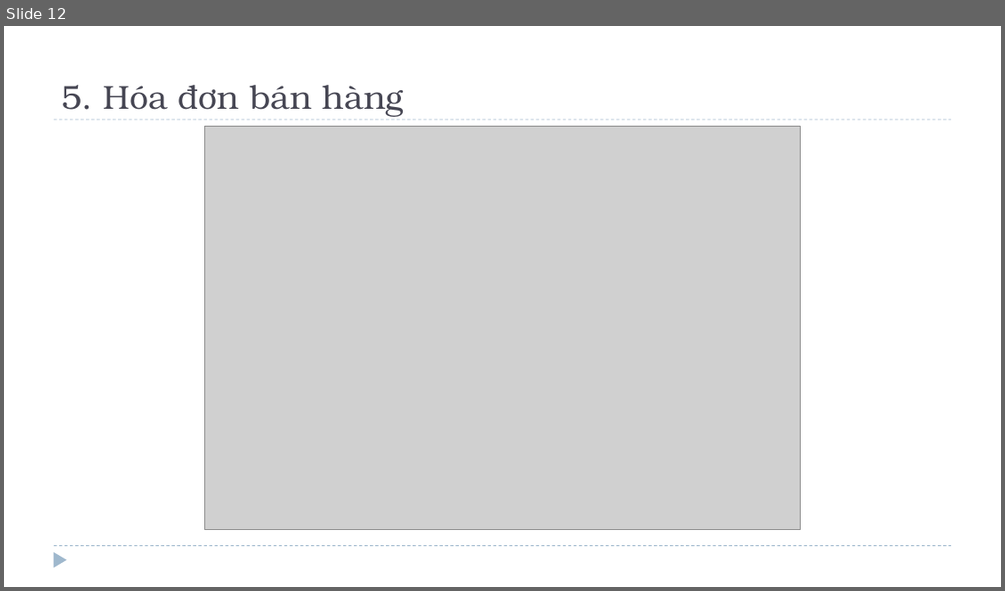
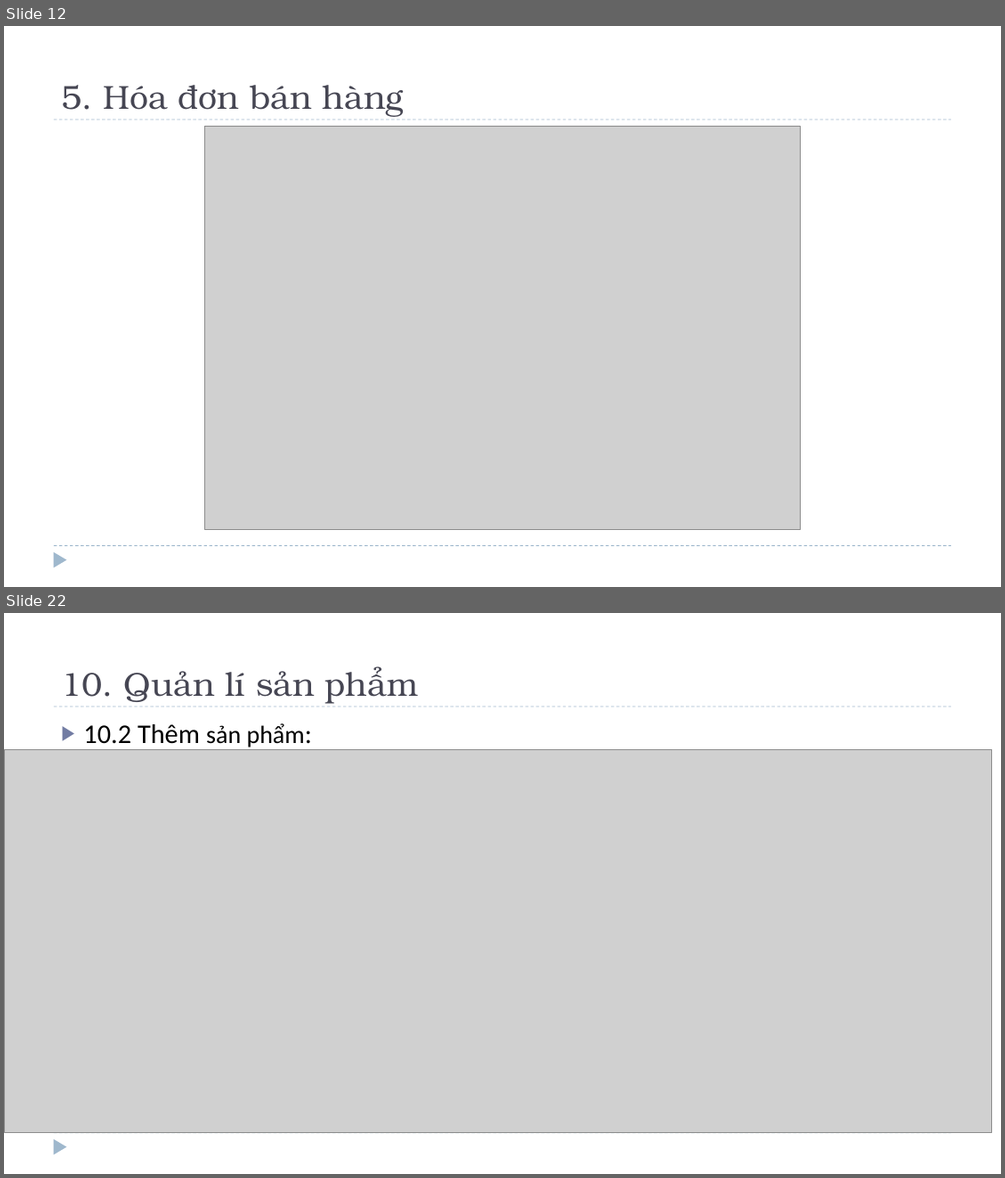
Before and after one commit to ProjectEJB/Project, a slide deck: SaleManager/Tài Liệu/ThuyetTrinh.pptx. Shown one above the other, each under a label of ours: slide 12 before the commit, slides 12 and 22 after it; the slides between them are not shown. The pictures are 1005x591 and 1005x1178 pixels, drawn with LibreOffice and Linux fonts; fonts in the diff are those of the drawing; grey boxes stand for pictures. Boxes give left, top, right and bottom in pixels: in the first picture for what was removed or moved away, otherwise in the second. Text is boxed around its words. In the diff, an @@ line names an element or a change of style, - is before the commit and + after.

```diff
--- a/SaleManager/Tài Liệu/ThuyetTrinh.pptx
+++ b/SaleManager/Tài Liệu/ThuyetTrinh.pptx
@@ slide 22 added at [4,613,1001,1174], background #FFFFFF; not listed: 3 template elements that a slide beside it also shows @@
@@ title added at [61,666,419,704], 32 pt, text #464653 @@
+10. Quản lí sản phẩm
@@ text added at [83,723,305,750], 26 pt, text #000000 @@
+▶ 10.2 Thêm sản phẩm:
@@ picture added at [4,750,992,1133] @@
```
Also in this commit, not shown: 2 slides changed, 11 other slides added, 1 slide removed, 2 other files.
